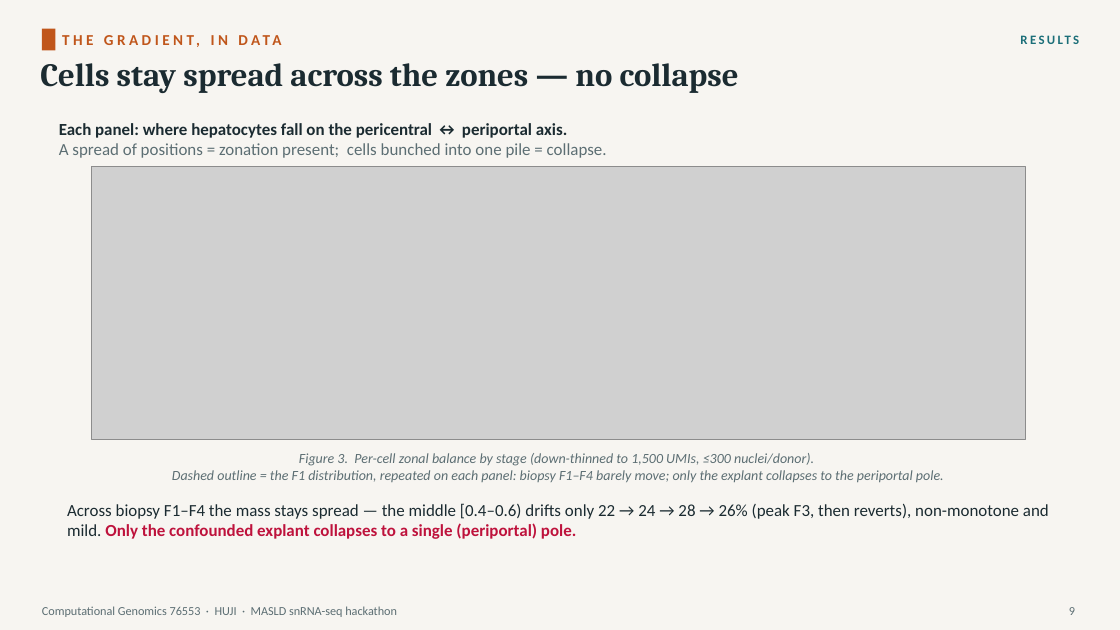
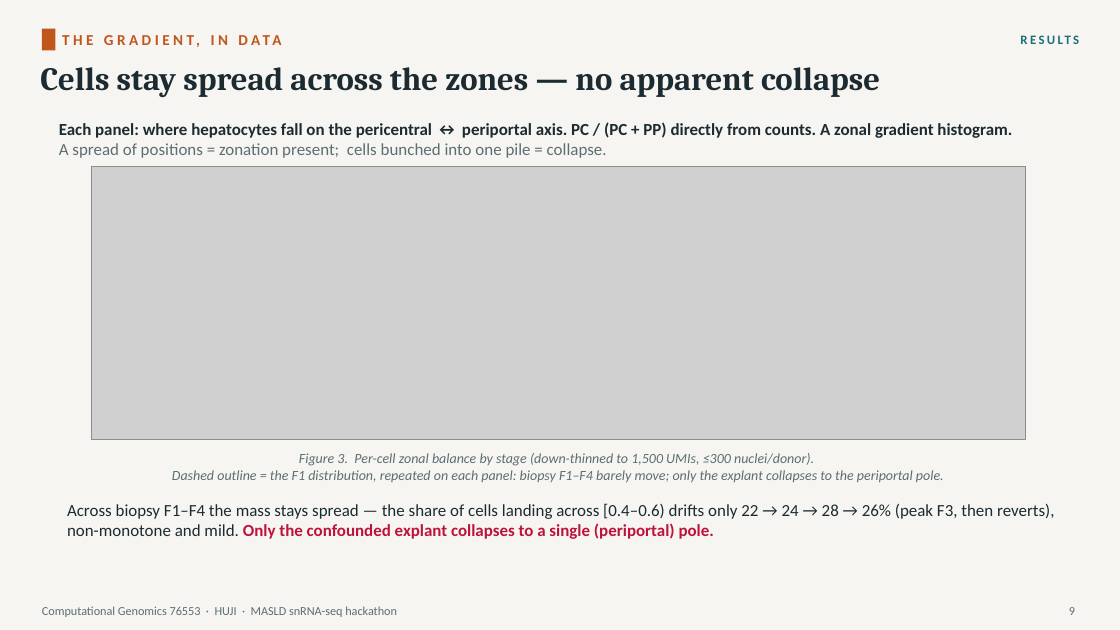
Before and after one commit to roeetekoah/liver-zonation, a slide deck: slide 13 of presentation/MASLD_stages_computational_analysis_roee_shira.pptx (slide 12 before the commit). Drawn at 1120x630 pixels with LibreOffice and Linux fonts; fonts in the diff are those of the drawing; grey boxes stand for pictures. Boxes give left, top, right and bottom in pixels: in the first picture for what was removed or moved away, otherwise in the second. Text is boxed around its words. In the diff, an @@ line names an element or a change of style, - is before the commit and + after.

```diff
--- a/presentation/MASLD_stages_computational_analysis_roee_shira.pptx
+++ b/presentation/MASLD_stages_computational_analysis_roee_shira.pptx
@@ text at bbox=[40, 67, 880, 97]: text changed @@
-Cells stay spread across the zones — no collapse
+Cells stay spread across the zones — no apparent collapse
@@ text at bbox=[59, 122, 1012, 138]: text changed @@
-Each panel: where hepatocytes fall on the pericentral ↔ periportal axis.
+Each panel: where hepatocytes fall on the pericentral ↔ periportal axis. PC / (PC + PP) directly from counts. A zonal gradient histogram.
@@ text at bbox=[67, 503, 1055, 539]: text changed @@
-Across biopsy F1–F4 the mass stays spread — the middle [0.4–0.6) drifts only 22 → 24 → 28 → 26% (peak F3, then reverts), non-monotone and mild. Only the confounded explant collapses to a single (periportal) pole.
+Across biopsy F1–F4 the mass stays spread — the share of cells landing across [0.4–0.6) drifts only 22 → 24 → 28 → 26% (peak F3, then reverts), non-monotone and mild. Only the confounded explant collapses to a single (periportal) pole.
```
Also in this commit, not shown: 13 other slides changed, 2 slides added, 6 other files.
